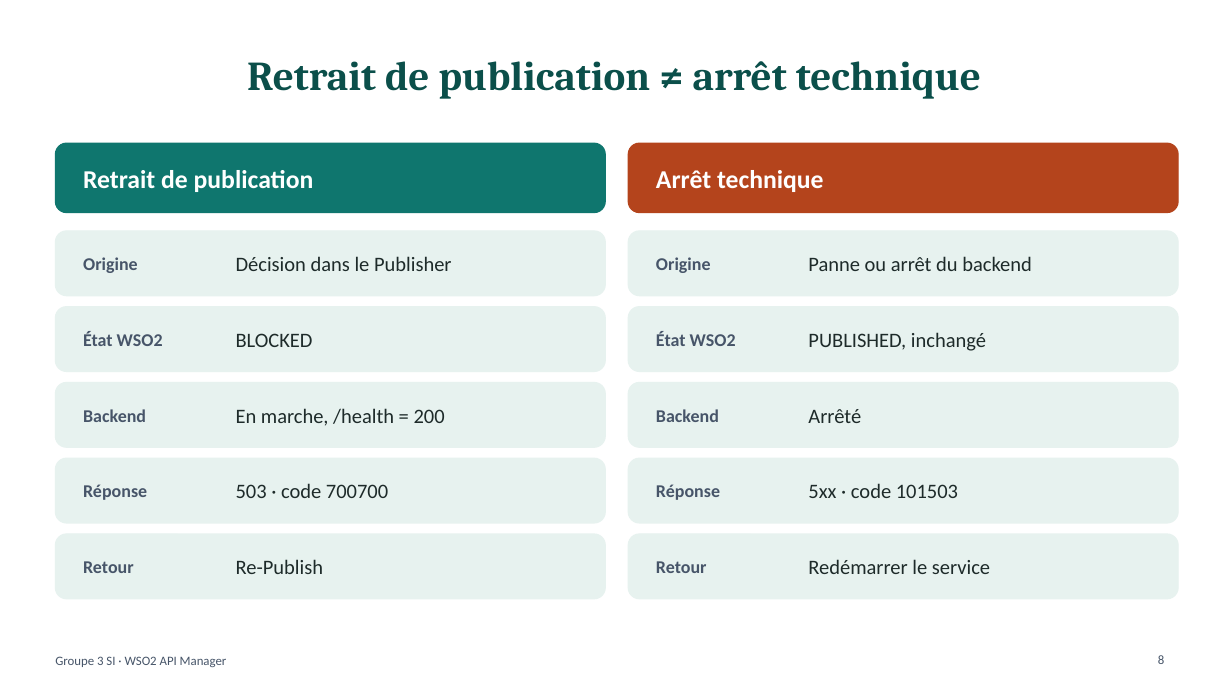
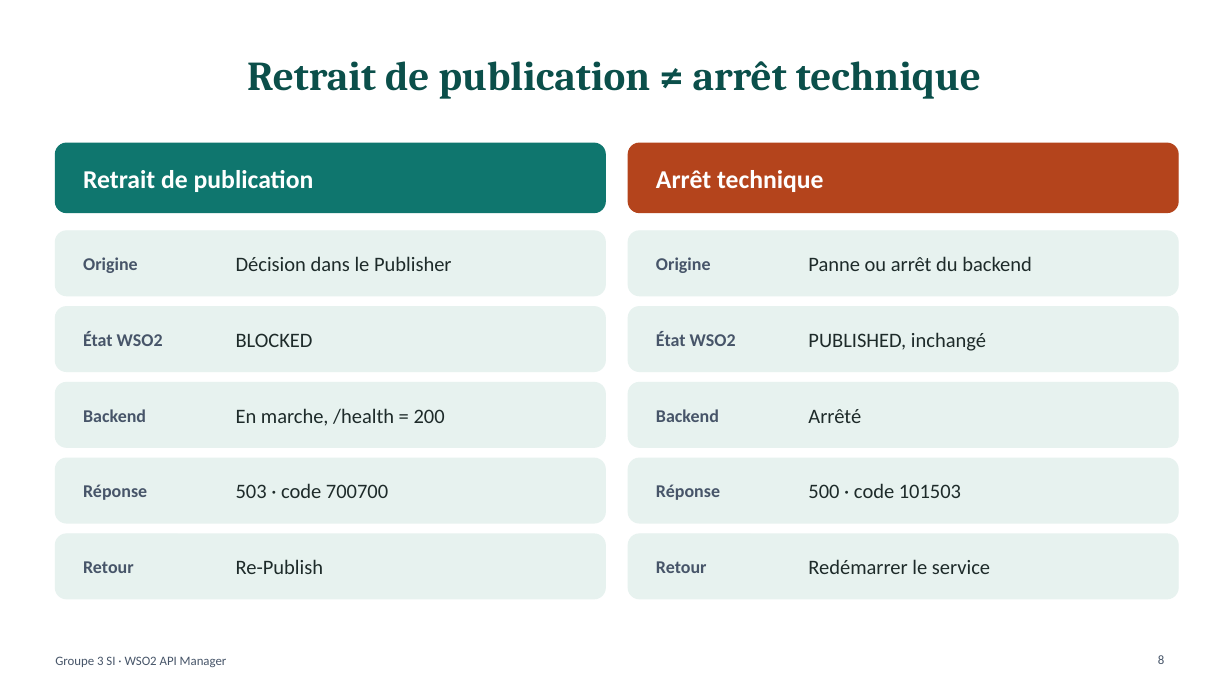
Before and after one commit to leilatirouda/projet-dev-composant_Groupe3, a slide deck: slide 8 of presentation/groupe3-si-wso2.pptx. Drawn at 1232x693 pixels with LibreOffice and Linux fonts; fonts in the diff are those of the drawing. Boxes give left, top, right and bottom in pixels: in the first picture for what was removed or moved away, otherwise in the second. Text is boxed around its words. In the diff, an @@ line names an element or a change of style, - is before the commit and + after.

```diff
--- a/presentation/groupe3-si-wso2.pptx
+++ b/presentation/groupe3-si-wso2.pptx
@@ text at <box>808,483,961,498</box>: text changed @@
-5xx · code 101503
+500 · code 101503
```
Also in this commit, not shown: 4 other slides changed, 1 slide added, 5 other files.
